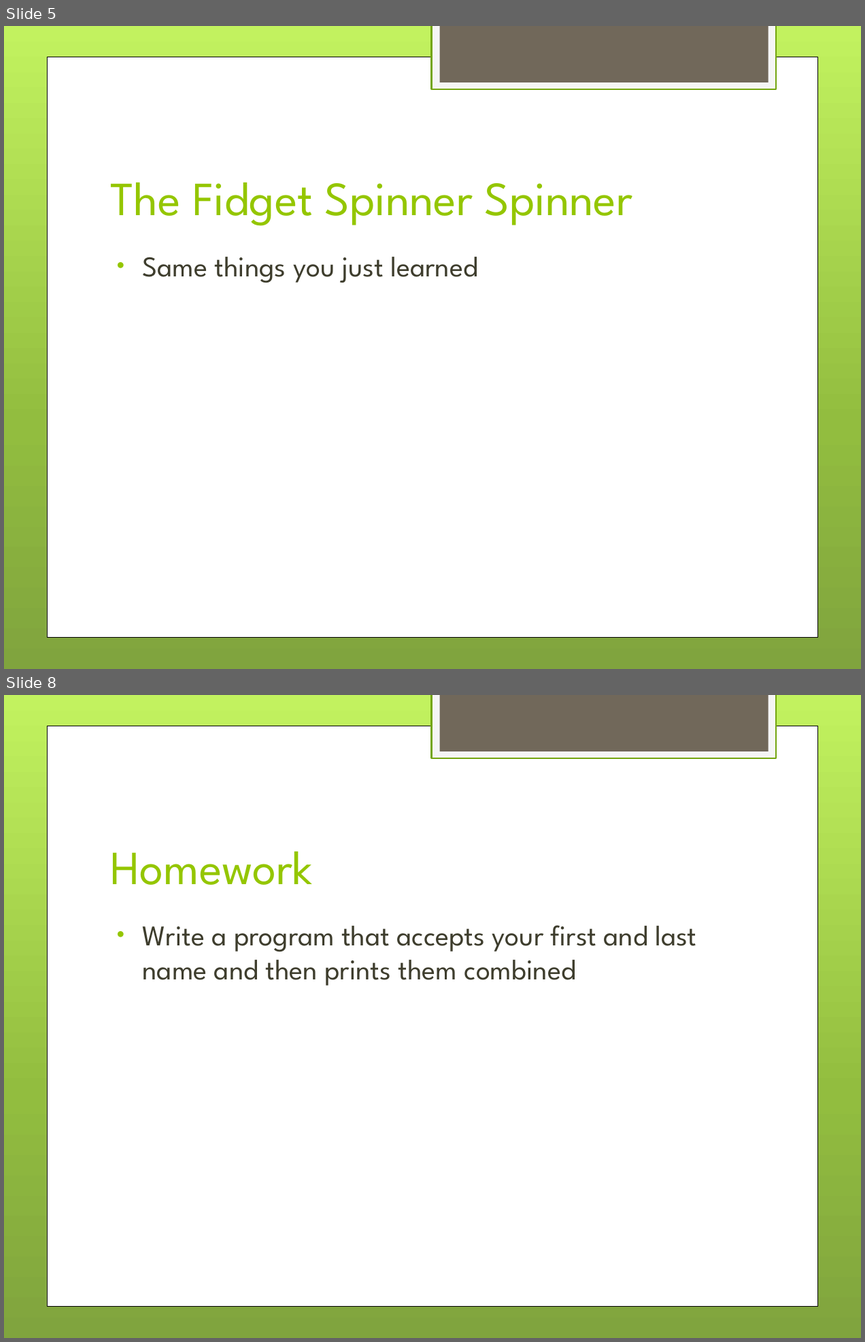
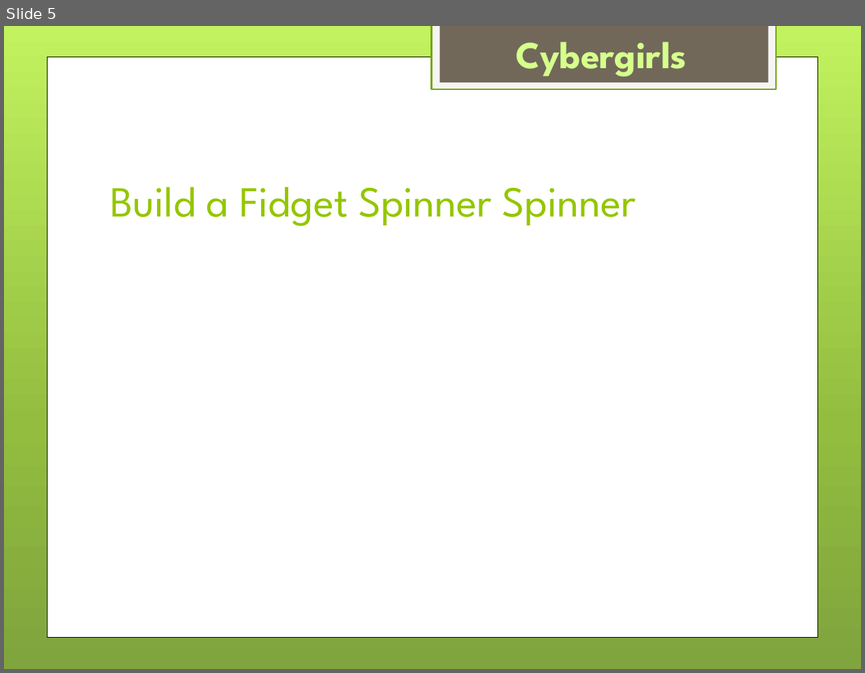
Before and after one commit to drahmel/el-segundo-girl-scouts-robotics-2017, a slide deck: meeting-4-loops/Girl Scouts LEGO Robotics - Meeting 4 - Loops.pptx. Shown one above the other, each under a label of ours: slides 5 and 8 before the commit, slide 5 after it; the slides between them are not shown. The pictures are 865x1342 and 865x673 pixels, drawn with LibreOffice and Linux fonts; fonts in the diff are those of the drawing; background and template pictures are left out. Boxes give left, top, right and bottom in pixels: in the first picture for what was removed or moved away, otherwise in the second. Text is boxed around its words. In the diff, an @@ line names an element or a change of style, - is before the commit and + after.

```diff
--- a/meeting-4-loops/Girl Scouts LEGO Robotics - Meeting 4 - Loops.pptx
+++ b/meeting-4-loops/Girl Scouts LEGO Robotics - Meeting 4 - Loops.pptx
@@ slide 8 removed at box(4, 695, 861, 1338), background gradient #C3F35F to #93BF3F to #81A53E; not listed: 3 template elements that a slide beside it also shows @@
@@ title removed at box(110, 851, 313, 885) @@
-Homework
@@ text removed at box(143, 925, 696, 985) @@
-• Write a program that accepts your first and last name and then prints them combined
@@ slide 5 changed as well @@
@@ text added at box(515, 42, 687, 77), 32 pt, text #D6FF8C, bold @@
+Cybergirls
@@ title at box(110, 186, 636, 226): text changed; size 40 to 36 pt @@
-The Fidget Spinner Spinner
+Build a Fidget Spinner Spinner
@@ text removed at box(143, 257, 477, 283) @@
-• Same things you just learned
```
Also in this commit, not shown: 4 other slides changed, 2 slides added, 3 other slides removed.
